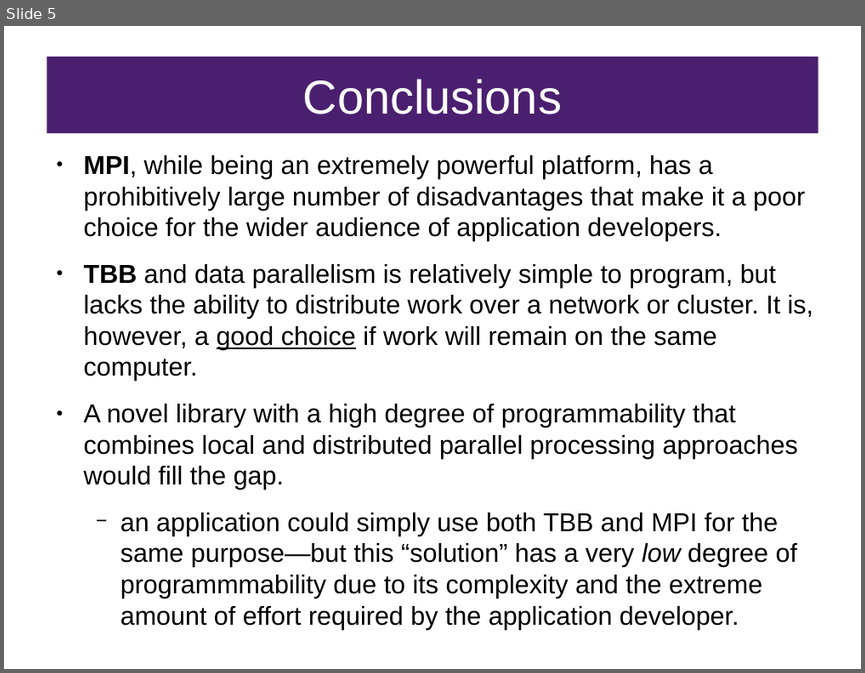
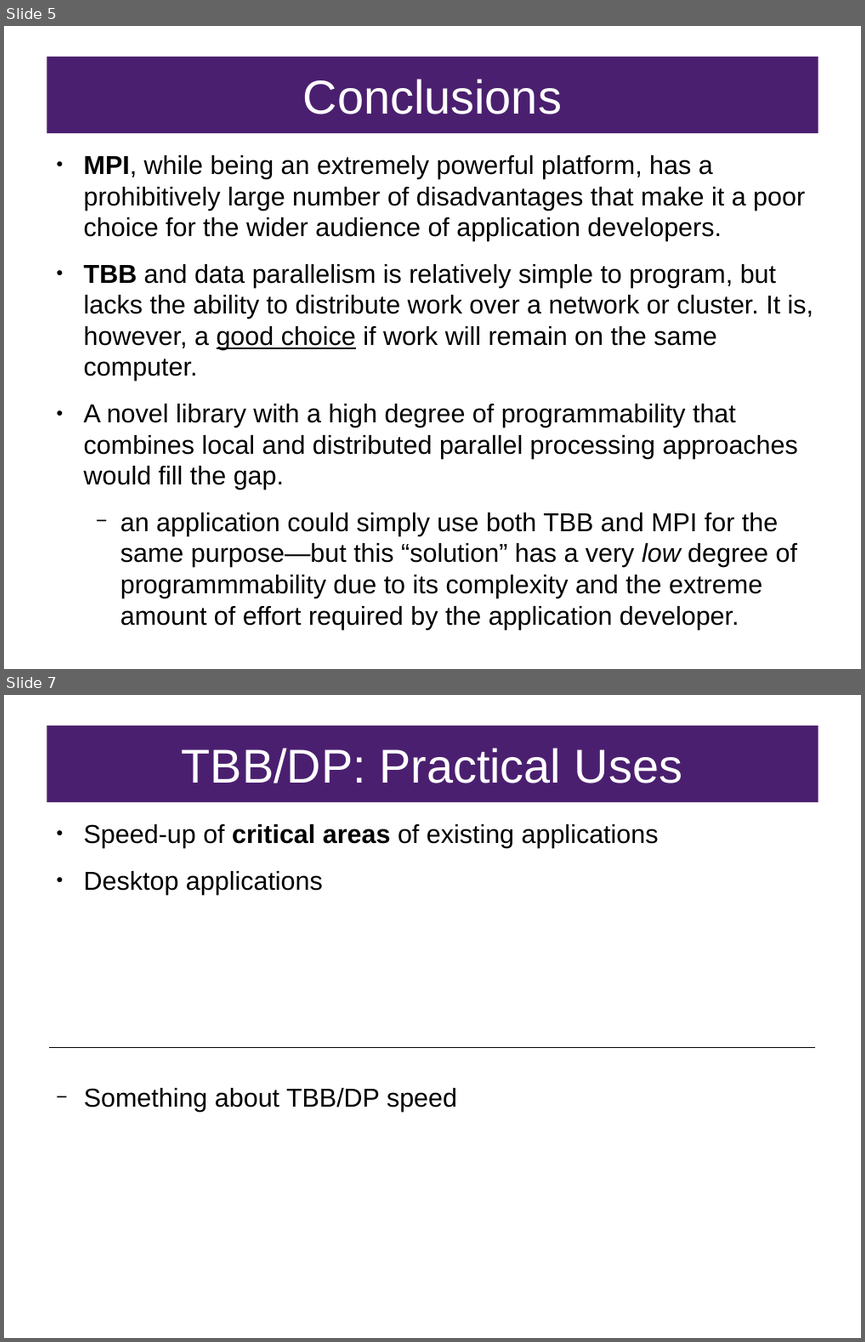
Before and after one commit to FractalDesigns/cowichan-1, a slide deck: poster/slides.odp. Shown one above the other, each under a label of ours: slide 5 before the commit, slides 5 and 7 after it; the slides between them are not shown. The pictures are 865x673 and 865x1342 pixels, drawn with LibreOffice and Linux fonts; fonts in the diff are those of the drawing. Boxes give left, top, right and bottom in pixels: in the first picture for what was removed or moved away, otherwise in the second. Text is boxed around its words. In the diff, an @@ line names an element or a change of style, - is before the commit and + after.

```diff
--- a/poster/slides.odp
+++ b/poster/slides.odp
@@ slide 7 added at (4,695,861,1338), background #FFFFFF @@
@@ title added at (46,726,818,801), fill #4B1F6F, 44 pt, text #FFFFFF @@
+TBB/DP: Practical Uses
@@ text added at (84,824,658,894), 24 pt, text #000000 @@
+● Speed-up of critical areas of existing applications
+● Desktop applications
@@ line added from (50, 1047) to (815, 1047), #000000 0 pt @@
@@ text added at (84,1088,457,1111), 24 pt, text #000000 @@
+  − Something about TBB/DP speed
```
Also in this commit, not shown: 1 slide changed, 3 other slides added.
